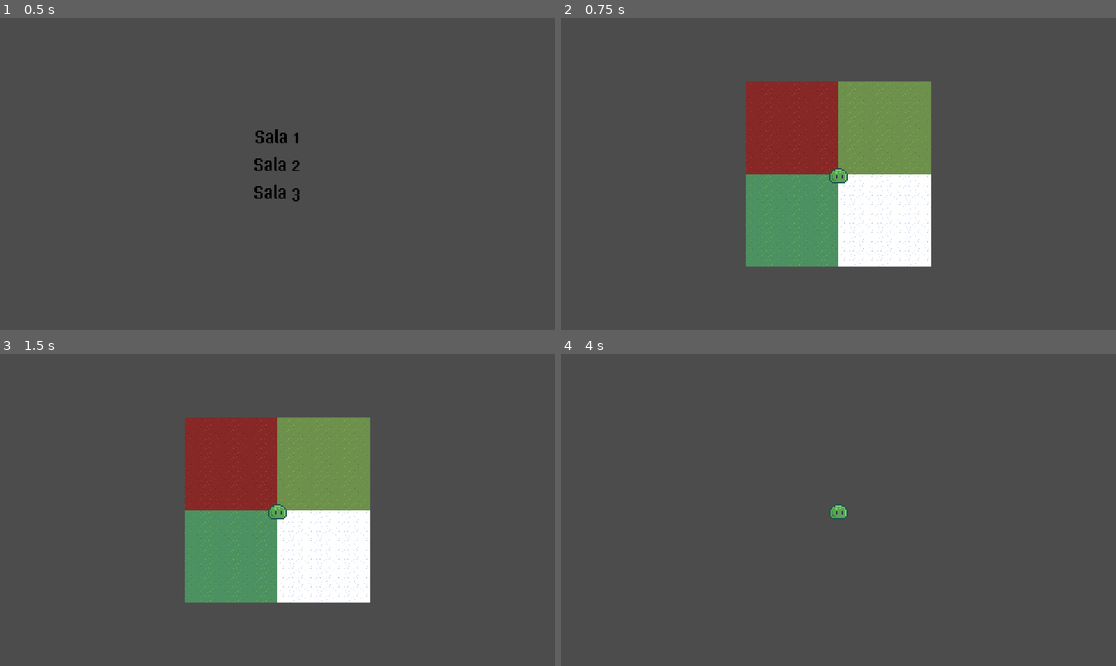
Above: before the commit, frames 1-4 (two rows, left to right).
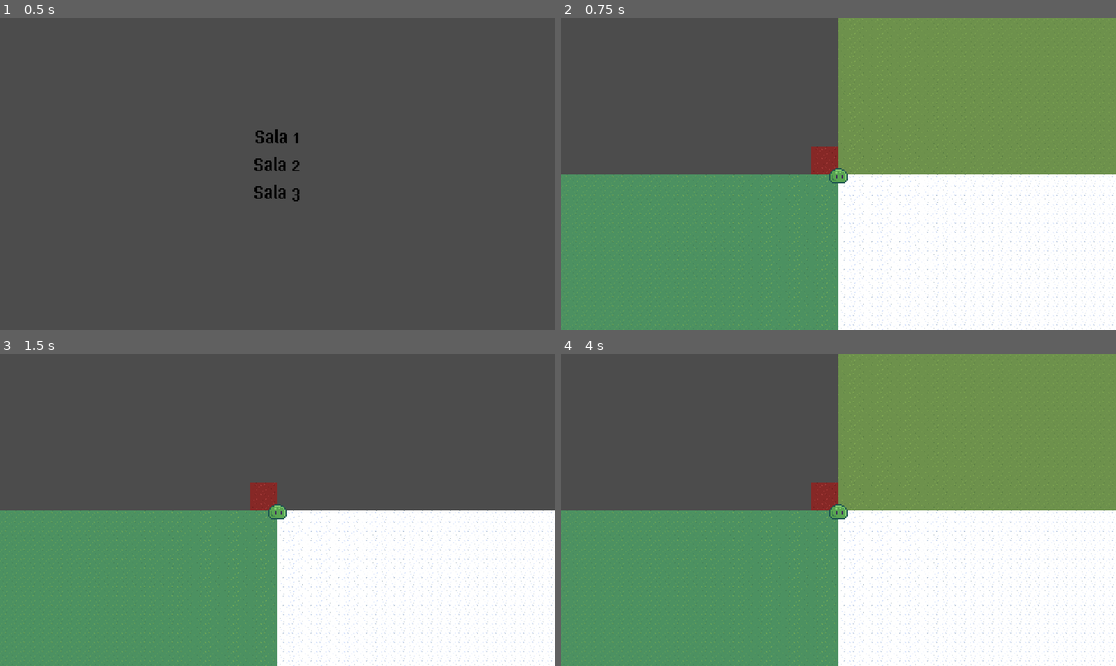
Above: after the commit, the same moments.

Repository: Insaly/LaboratoriTR
Game: Godot game, scene res://Sales/Hub.tscn
Same seed, same stepped clock (60 frames per second), same inputs: the game is played once before the commit and once after it.
Inputs:
- Up to frame 1 (0.5 s): no input
- Up to frame 2 (0.75 s): click "Sala 1" at 0.5 s
- Up to frame 3 (1.5 s): tap Enter at 1.25 s; tap 1 (1) at 1.35 s
- Up to frame 4 (4 s): tap 2 (2) at 1.55, 2.1 s; tap Space at 2, 3.5 s; tap 3 (3) at 2.3, 2.85 s; tap Enter at 2.75 s; tap 4 (4) at 3.05, 3.6 s; tap 1 (1) at 3.8 s

Frame 1 is identical in both runs. In frame 2, 65% of the frame differs, in the area x 0-100%, y 0-100%; in frame 3, 50%; in frame 4, 75%.
Error after the commit: Parse Error: Expected end of statement after expression, got Identifier instead. (res://Scripts/TileMap04.gd:13)

Commit message:
v.0.2
Sales 1 i 2 finalitzades

Diff:
--- a/Projecte/Sales/Sala01.tscn
+++ b/Projecte/Sales/Sala01.tscn
@@ -1,23 +1,56 @@
 [gd_scene load_steps=7 format=2]
 
 [ext_resource path="res://Entitats/Player.tscn" type="PackedScene" id=1]
-[ext_resource path="res://Entitats/TileMap04.tscn" type="PackedScene" id=2]
 [ext_resource path="res://Scripts/Sala01.gd" type="Script" id=3]
-[ext_resource path="res://Entitats/TileMap01.tscn" type="PackedScene" id=4]
-[ext_resource path="res://Entitats/TileMap02.tscn" type="PackedScene" id=5]
-[ext_resource path="res://Entitats/TileMap03.tscn" type="PackedScene" id=6]
+
+[sub_resource type="RectangleShape2D" id=1]
+extents = Vector2( 4615.5, 3913.5 )
+
+[sub_resource type="RectangleShape2D" id=2]
+extents = Vector2( 4617, 3842 )
+
+[sub_resource type="RectangleShape2D" id=3]
+extents = Vector2( 5126.25, 3915 )
+
+[sub_resource type="RectangleShape2D" id=4]
+extents = Vector2( 5124.5, 3828 )
 
 [node name="Node2D" type="Node2D"]
 script = ExtResource( 3 )
 
 [node name="Position2D" type="Position2D" parent="."]
 
-[node name="Node2D" parent="Position2D" instance=ExtResource( 4 )]
+[node name="KinematicBody2D" parent="." instance=ExtResource( 1 )]
 
-[node name="Node2D2" parent="Position2D" instance=ExtResource( 5 )]
+[node name="A1" type="Area2D" parent="."]
 
-[node name="Node2D3" parent="Position2D" instance=ExtResource( 6 )]
+[node name="CollisionShape2D" type="CollisionShape2D" parent="A1"]
+position = Vector2( -4617, -3914 )
+shape = SubResource( 1 )
 
-[node name="Node2D4" parent="Position2D" instance=ExtResource( 2 )]
+[node name="A2" type="Area2D" parent="."]
 
-[node name="KinematicBody2D" parent="." instance=ExtResource( 1 )]
+[node name="CollisionShape2D" type="CollisionShape2D" parent="A2"]
+position = Vector2( -4617, 3842 )
+shape = SubResource( 2 )
+
+[node name="A3" type="Area2D" parent="."]
+
+[node name="CollisionShape2D" type="CollisionShape2D" parent="A3"]
+position = Vector2( 5124, -3914 )
+shape = SubResource( 3 )
+
+[node name="A4" type="Area2D" parent="."]
+
+[node name="CollisionShape2D" type="CollisionShape2D" parent="A4"]
+position = Vector2( 5124, 3828 )
+shape = SubResource( 4 )
+
+[connection signal="body_entered" from="A1" to="." method="_on_A1_body_entered"]
+[connection signal="body_exited" from="A1" to="." method="_on_A1_body_exited"]
+[connection signal="body_entered" from="A2" to="." method="_on_A2_body_entered"]
+[connection signal="body_exited" from="A2" to="." method="_on_A2_body_exited"]
+[connection signal="body_entered" from="A3" to="." method="_on_A3_body_entered"]
+[connection signal="body_exited" from="A3" to="." method="_on_A3_body_exited"]
+[connection signal="body_entered" from="A4" to="." method="_on_A4_body_entered"]
+[connection signal="body_exited" from="A4" to="." method="_on_A4_body_exited"]
--- a/Projecte/Scripts/GeneradorSlimes.gd
+++ b/Projecte/Scripts/GeneradorSlimes.gd
@@ -14,19 +14,15 @@
 		print("Entitats generades: " + str(entitats_generades))
 		var Subjecte = Slime.instance()
 		add_child(Subjecte)
-		Subjecte.acabo_de_neixer = true
 		Subjecte.position = $Position2D.position
 
 	for entitat in Global.no_renderitzat:
-		if (-290 > Global.no_renderitzat[entitat][0] and Global.no_renderitzat[entitat][0] < 290) and (-290 > Global.no_renderitzat[entitat][1] and Global.no_renderitzat[entitat][1] < 290):
+		if (775 < Global.no_renderitzat[entitat][0] and Global.no_renderitzat[entitat][0] < 1175) and (340 < Global.no_renderitzat[entitat][1] and Global.no_renderitzat[entitat][1] < 740):
 			var Subjecte = Slime.instance()
 			Subjecte.set_name(entitat)
 			add_child(Subjecte)
-			print("Ha renascut " + str(Subjecte.name))
-			Subjecte.position.x = (975 + Global.no_renderitzat[entitat][0])
-			Subjecte.position.y = (540 + Global.no_renderitzat[entitat][1])
+			Subjecte.global_position = (Global.no_renderitzat[entitat])
 			Global.no_renderitzat.erase(entitat)
-			print(str(Global.no_renderitzat))
 
 func _on_MovimentGlobal_timeout():
 	Global.emit_signal("timeout")
--- a/Projecte/Scripts/Global.gd
+++ b/Projecte/Scripts/Global.gd
@@ -23,5 +23,4 @@
 		no_renderitzat[entitat][1] += (dir * speed)[1]
 
 func _timeout():
-	print("Canvi de direcció")
 	change_dir()
--- a/Projecte/Scripts/Sala01.gd
+++ b/Projecte/Scripts/Sala01.gd
@@ -5,10 +5,16 @@
 var TileMap03 = preload("res://Entitats/TileMap03.tscn")
 var TileMap04 = preload("res://Entitats/TileMap04.tscn")
 
-var Activat01 = true
-var Activat02 = true
-var Activat03 = true
-var Activat04 = true
+var Activat01 = false
+var Activat02 = false
+var Activat03 = false
+var Activat04 = false
+
+var TileNom1 = ""
+var TileNom2 = ""
+var TileNom3 = ""
+var TileNom4 = ""
+
 
 func _process(delta):
 	if Input.is_action_just_pressed("1"):
@@ -34,3 +40,38 @@
 			var TileMap04Entity = TileMap04.instance()
 			$Position2D.add_child(TileMap04Entity)
 		Activat04 = !Activat04
+
+
+
+func _on_A1_body_entered(body):
+	var TileMap04Entity = TileMap04.instance()
+	$Position2D.add_child(TileMap04Entity)
+	TileNom4 = TileMap04Entity.name
+
+func _on_A2_body_entered(body):
+	var TileMap02Entity = TileMap02.instance()
+	$Position2D.add_child(TileMap02Entity)
+	TileNom2 = TileMap02Entity.name
+
+func _on_A3_body_entered(body):
+	var TileMap01Entity = TileMap01.instance()
+	$Position2D.add_child(TileMap01Entity)
+	TileNom1 = TileMap01Entity.name
+
+func _on_A4_body_entered(body):
+	var TileMap03Entity = TileMap03.instance()
+	$Position2D.add_child(TileMap03Entity)
+	TileNom3 = TileMap03Entity.name
+
+
+func _on_A1_body_exited(body):
+	$Position2D.get_node(TileNom4).queue_free()
+
+func _on_A2_body_exited(body):
+	$Position2D.get_node(TileNom2).queue_free()
+
+func _on_A3_body_exited(body):
+	$Position2D.get_node(TileNom1).queue_free()
+
+func _on_A4_body_exited(body):
+	$Position2D.get_node(TileNom3).queue_free()
--- a/Projecte/Scripts/Slime.gd
+++ b/Projecte/Scripts/Slime.gd
@@ -4,7 +4,6 @@
 var speed = 0
 var dir := Vector2.RIGHT
 var angle = 0
-var acabo_de_neixer = false
 
 func _ready():
 	randomize()
@@ -13,12 +12,8 @@
 func _process(delta):
 	vel = move_and_slide(dir * speed, Vector2.UP)
 
-	if ((self.position.x > 300 or self.position.x < -300) or (self.position.y > 300 or self.position.y < -300)) and acabo_de_neixer:
-		Global.no_renderitzat[str(self.name)] = position
-		queue_free()
-
-	if (self.position.x > 1275 or self.position.x < 675 or self.position.y > 840 or self.position.y < 240) and !acabo_de_neixer:
-		Global.no_renderitzat[str(self.name)] = position
+	if ((self.global_position.x < 775 or self.global_position.x > 1175) or (self.global_position.y < 340 or self.global_position.y > 740)):
+		Global.no_renderitzat[str(self.name)] = global_position
 		queue_free()
 
 func change_dir():
--- a/Projecte/Scripts/TileMap01.gd
+++ b/Projecte/Scripts/TileMap01.gd
@@ -1,7 +1,7 @@
 extends Node2D
 
-var altura := 10
-var amplada := 10
+var altura := 100
+var amplada := 100
 
 func _ready():
 	for x in amplada:
--- a/Projecte/Scripts/TileMap02.gd
+++ b/Projecte/Scripts/TileMap02.gd
@@ -1,7 +1,7 @@
 extends Node2D
 
-var altura := 10
-var amplada := 10
+var altura := 100
+var amplada := 100
 
 func _ready():
 	for x in amplada:
--- a/Projecte/Scripts/TileMap03.gd
+++ b/Projecte/Scripts/TileMap03.gd
@@ -1,7 +1,7 @@
 extends Node2D
 
-var altura := 10
-var amplada := 10
+var altura := 100
+var amplada := 100
 
 func _ready():
 	for x in amplada:
--- a/Projecte/Scripts/TileMap04.gd
+++ b/Projecte/Scripts/TileMap04.gd
@@ -1,7 +1,7 @@
 extends Node2D
 
-var altura := 10
-var amplada := 10
+var altura := 100
+var amplada := 100
 
 func _ready():
 	for x in amplada:
@@ -10,4 +10,4 @@
 
 func _process(delta):
 	if Input.is_action_just_pressed("4"):
-		queue_free()
+		queue_free()s
